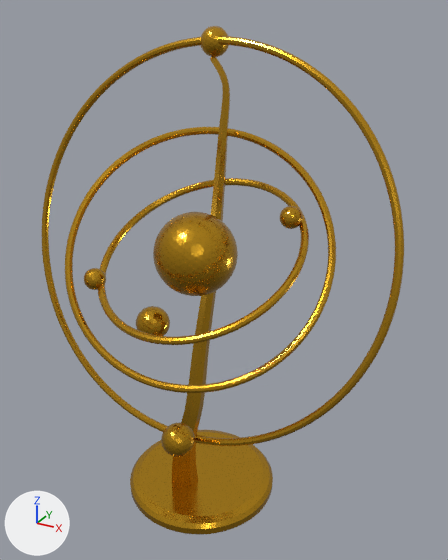
Two versions of the glTF model public/assets/models/gold/physics.glb, one commit apart.
Rendered twice from a 50 mm lens placed at (0.602, -0.992, 0.531), pointed at (0.039, 0.031, 0.02). Arrows for +X, +Y and +Z are at lower left; the lights stay in place. The picture after the commit comes second. Where no turn or scale is listed for an object, it has been applied to the vertices.

Names of what the first picture shows: 'physics_part_00', 'physics_part_01', 'physics_part_02', 'physics_part_03', 'physics_part_04', 'physics_part_05', 'physics_part_07', 'physics_part_08', 'physics_part_09', 'physics_part_10', 'physics_part_11'.
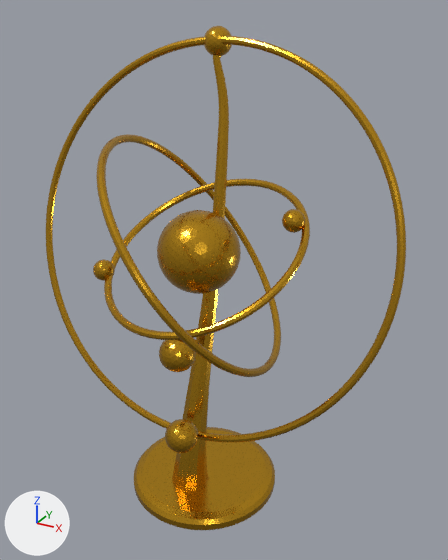
ob_physics__fit is not drawn itself; it is the parent of ob_physics__orient.

Where the newer file only moved an object's origin or applied its transform, the numbers keep the older frame.

What differs and where, as boxes (x1, y1, x2, y2) in the pictures (448 x 560 px):
'physics_part_04', moved
    before: (42, 36, 404, 446)
    after: (46, 36, 406, 442)
'physics_part_05', turned
    before: (65, 127, 336, 393)
    after: (96, 134, 281, 377)
'physics_part_00', moved
    before: (130, 430, 273, 535)
    after: (134, 427, 275, 530)
'physics_part_03', turned
    before: (97, 178, 309, 345)
    after: (104, 179, 310, 340)
'physics_part_01', reshaped, moved, rescaled
    before: (172, 56, 230, 492)
    after: (172, 56, 229, 492)
'physics_part_02', moved
    before: (153, 212, 238, 296)
    after: (157, 210, 241, 294)
'physics_part_11', moved
    before: (136, 306, 170, 336)
    after: (159, 340, 196, 372)
'physics_part_10', moved
    before: (161, 422, 195, 457)
    after: (165, 419, 198, 453)
'physics_part_07', moved
    before: (201, 26, 229, 57)
    after: (204, 26, 232, 56)
'physics_part_09', moved
    before: (84, 268, 106, 290)
    after: (93, 259, 115, 281)
'physics_part_08', moved
    before: (280, 206, 303, 229)
    after: (282, 209, 306, 233)

The change, as a list of edits to the scene's bpy script:
```text
Change me_physics_part_05:
    used by ob_physics_part_05; location = (0.0, -0.013, 0.086)
    remove me_physics_part_05.from_pydata(...)  # 2200 vertices, 4400 faces; spans x -0.266..0.266, y -0.179..0.179, z -0.219..0.219
    add me_physics_part_05.from_pydata(...)  # 2200 vertices, 4400 faces; spans x -0.179..0.179, y -0.266..0.266, z -0.219..0.219
    me_physics_part_05 part 1: the whole mesh is turned 90 degrees about the z axis through its middle
Change me_physics_part_03:
    used by ob_physics_part_03; location = (0.0, 0.0, 0.082)
    remove me_physics_part_03.from_pydata(...)  # 2200 vertices, 4400 faces; spans x -0.219..0.219, y -0.193..0.193, z -0.11..0.11
    add me_physics_part_03.from_pydata(...)  # 2200 vertices, 4400 faces; spans x -0.216..0.218, y -0.184..0.207, z -0.11..0.11
    me_physics_part_03 part 2: the whole mesh is turned -10 degrees about the z axis through its middle, then moved by (0.001, 0.012, 0.0)
Change me_physics_part_01:
    used by ob_physics_part_01; parent = ob_world; location = (0.0377, -1.18, 0.031); scale = (1.14, 1.14, 1.14)
    remove me_physics_part_01.from_pydata(...)  # 656 vertices, 1308 faces; spans x -0.24..0.24, y -1.0..1.0, z -0.09..0.09
    add me_physics_part_01.from_pydata(...)  # 2892 vertices, 5780 faces; spans x -0.21..0.21, y -1.0..1.0, z -0.11..0.11
    me_physics_part_01 part 3: 20 vertices moved within x -0.18..0.21, y -0.98..0.99, z -0.07..0.08; 604 vertices removed from x -0.24..0.24, y -1.0..1.0, z -0.09..0.09; 2840 vertices added at x -0.21..0.21, y -1.0..1.0, z -0.11..0.11
Change ob_physics__fit:
    ob_physics__fit.location: (0.000647, -0.00792, -0.5) -> (0.000647, 0.00504, -0.5)
Change ob_physics_part_11:
    ob_physics_part_11.location: (-0.106, -0.023, -0.091) -> (0.01, -0.106, -0.091)
Change ob_physics_part_10:
    ob_physics_part_10.location: (0.038, -0.156, -0.255) -> (0.038, -0.143, -0.255)
Change ob_physics_part_09:
    ob_physics_part_09.location: (-0.187, -0.102, 0.026) -> (-0.201, -0.056, 0.026)
Change ob_physics_part_08:
    ob_physics_part_08.location: (0.159, 0.082, 0.158) -> (0.172, 0.065, 0.158)
Change ob_physics_part_07:
    ob_physics_part_07.location: (-0.021, 0.104, 0.472) -> (-0.021, 0.117, 0.472)
Change ob_physics_part_05:
    ob_physics_part_05.location: (0.0, -0.013, 0.086) -> (0.0, 0.0, 0.086)
Change ob_physics_part_04:
    ob_physics_part_04.location: (0.0, -0.009, 0.096) -> (0.0, 0.004, 0.096)
Change ob_physics_part_02:
    ob_physics_part_02.location: (-0.005, -0.006, 0.081) -> (-0.005, 0.007, 0.081)
Change ob_physics_part_01:
    ob_physics_part_01.location: (0.0377, -1.18, 0.031) -> (0.0174, -1.167, 0.00821)
    ob_physics_part_01.scale: (1.14, 1.14, 1.14) -> (1.15, 1.15, 1.15)
Change ob_physics_part_00:
    ob_physics_part_00.location: (0.001, -0.008, -0.479) -> (0.001, 0.005, -0.479)
```
